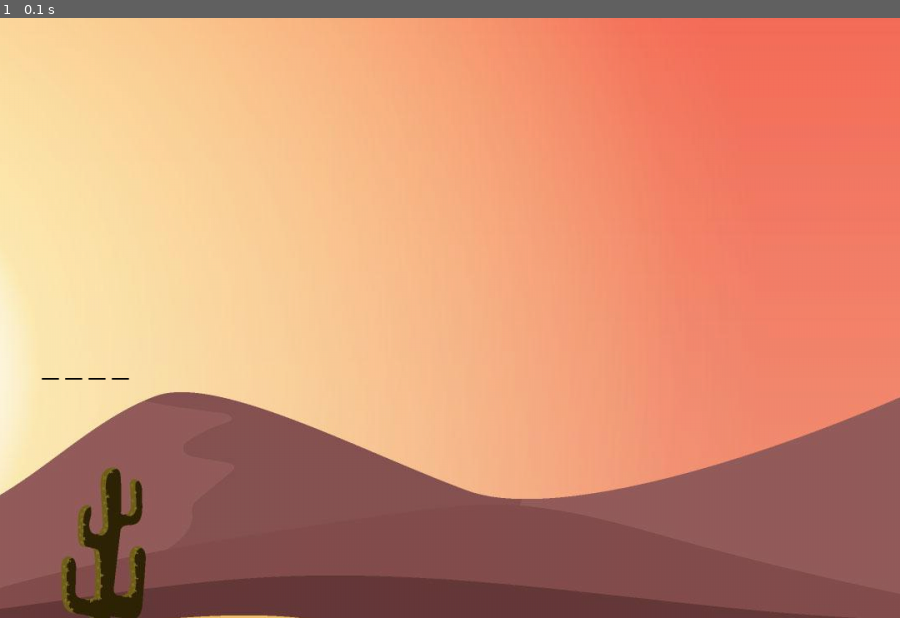
Above: before the commit, frame 1.
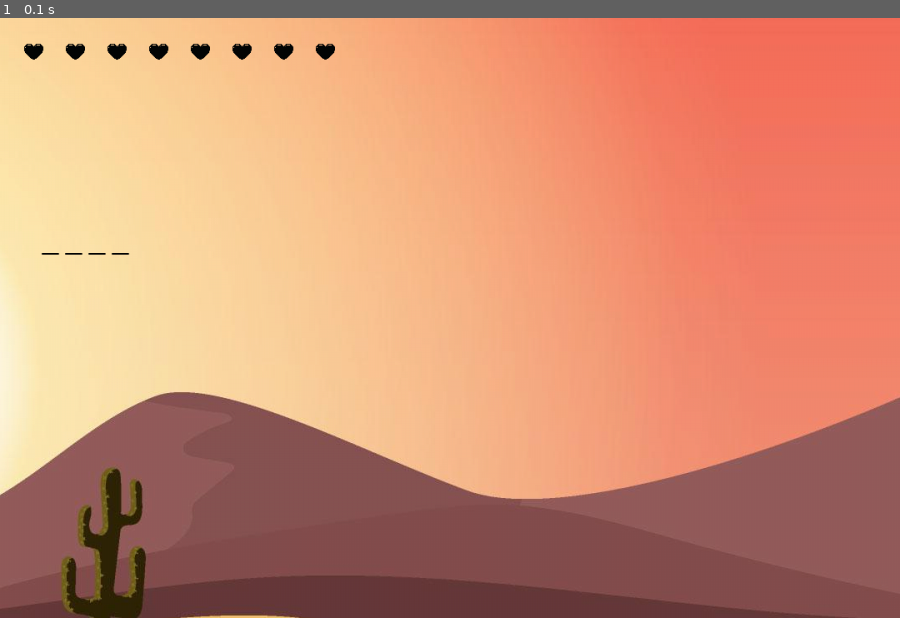
Above: after the commit, the same moment.

Repository: cesar-bousson/The-Hangman_with-pygame
Game: pygame game, started from finalindex.py
Two runs of this game, one before a commit and one after it. Both use one fixed random seed, a clock stepped at 60 frames per second and the inputs below.
Inputs:
- Up to frame 1 (0.1 s): no input

The runs differ from the first frame. In frame 1, 0.4% of the frame differs, in the area x 2-38%, y 4-61%.

Commit message:
:rocket: :recycle: new feature hearts & some bugs fixed
:small_blue_diamond: Hearts for life match with attempts added. They disappear when wrong attempt. Also change desert picture file, and took out the words with '-' in the word list for better gameplay.

Diff:
--- a/finalindex.py
+++ b/finalindex.py
@@ -5,7 +5,7 @@
 # window
 screen = pygame.display.set_mode((1080, 720))
 pygame.display.set_caption("The Hangman (py)game")
-background = pygame.image.load("assets/desert.jpg")
+background = pygame.image.load("assets/images/desert.jpg")
 
 window_width, window_height = screen.get_size()
 background_width, background_height = background.get_size()
@@ -98,9 +98,25 @@
         else:
             displayed += "_ "
     text = FONT.render(displayed.strip(), True, BLACK)
-    screen.blit(text, (50, 400))
+    screen.blit(text, (50, 250))
+
+# Charger l'image du cœur
+heart_image = pygame.image.load("assets/images/img-detoured/coeur.png")
+heart_size = (40, 40)  # Taille des cœurs
+heart_image = pygame.transform.scale(heart_image, heart_size)
+
+# Fonction pour afficher les cœurs
+def display_hearts(attempts_left_level_1):
+    heart_spacing = 10  # Espace entre les cœurs
+    start_x = 20  # Position de départ pour le premier cœur
+    y = 20  # Position verticale fixe pour les cœurs
+
+    for i in range(attempts_left_level_1 - 1):
+        x = start_x + i * (heart_size[0] + heart_spacing)
+        screen.blit(heart_image, (x, y))
+
+
 # ----------------------------------------------------------------------------
-
 # Main loop
 running = True
 game_over = False
@@ -110,45 +126,48 @@
 forth_image = False
 
 while running:
+    # Efface l'écran avec le fond
     screen.blit(background, (center_x, center_y))
 
     if not game_over:
+        # Affiche les mots et les images si le jeu est en cours
         display_word()
+        display_hearts(attempts_left_level_1)
         draw_hangman(attempts_left_level_1, first_image_visible, third_image, forth_image)
     else:
+        # Affiche le message de fin de jeu
         text = FONT.render(end_message, True, BLACK)
-        screen.blit(text, (center_x, center_y))
+        text_rect = text.get_rect(center=(window_width // 2, window_height // 2))
+        screen.blit(text, text_rect)
 
-    # Event management
+    # Gestion des événements
     for event in pygame.event.get():
         if event.type == pygame.QUIT:
             running = False
-        elif event.type == pygame.KEYDOWN:
+        elif event.type == pygame.KEYDOWN and not game_over:
             if event.unicode.isalpha():
                 letter = event.unicode.upper()
                 if letter not in guessed_letters:
                     guessed_letters.add(letter)
                     if letter not in word_to_guess:
                         attempts_left_level_1 -= 1
-
-                        # Active la première image après la première erreur
                         if attempts_left_level_1 <= 8 and not first_image_visible:
                             first_image_visible = True
-                        # Active l'image des corbeaux à 6 tentatives restantes
                         if attempts_left_level_1 <= 6 and not third_image:
                             third_image = True
-                        # Active l'image de la faucheuse à 5 tentatives restantes
                         if attempts_left_level_1 <= 5 and not forth_image:
                             forth_image = True
 
-    # Check victory
-    if "_" not in [letter if letter in guessed_letters else "_" for letter in word_to_guess]:
-        end_message = "Well done ! Vous avez gagneee!"
-        game_over = True
-    elif attempts_left_level_1 == 0:
-        end_message = f"Vous avez perdu... Le mot etait : {word_to_guess}"
-        game_over = True
+    # Vérification de victoire ou défaite
+    if not game_over:
+        if "_" not in [letter if letter in guessed_letters else "_" for letter in word_to_guess]:
+            end_message = f"Well done ! C'est gagneee! Le mot etait: {word_to_guess}"
+            game_over = True
+        elif attempts_left_level_1 == 0:
+            end_message = f"Vous avez perdu... Le mot etait : {word_to_guess}"
+            game_over = True
 
+    # Met à jour l'affichage
     pygame.display.flip()
 
 pygame.quit()
--- /dev/null
+++ b/indexclass.py
@@ -0,0 +1,140 @@
+import pygame
+import random
+
+
+class HangmanGame:
+    def __init__(self):
+        pygame.init()
+        self.screen = pygame.display.set_mode((1080, 720))
+        pygame.display.set_caption("The Hangman (py)game")
+        self.background = pygame.image.load("assets/desert.jpg")
+
+        self.WHITE = (255, 255, 255)
+        self.BLACK = (0, 0, 0)
+        self.FONT = pygame.font.Font("assets/GildiaTitulSlNormal.Ttf", 50)
+
+        self.load_resources()
+        self.reset_game()
+
+    def load_resources(self):
+        self.pictures = [
+            pygame.image.load("assets/images/img-detoured/tree.png"),
+            pygame.image.load("assets/images/img-detoured/hangman.png"),
+            pygame.image.load("assets/images/img-detoured/noeud.png"),
+            pygame.image.load("assets/images/img-detoured/Design sans titre (1)-Photoroom.png"),
+            pygame.image.load("assets/images/img-detoured/Design sans titre-Photoroom.png"),
+            pygame.image.load("assets/images/img-detoured/preyman1-.png"),
+            pygame.image.load("assets/images/img-detoured/standman1.png"),
+            pygame.image.load("assets/images/img-detoured/onchairman1.png"),
+            pygame.image.load("assets/images/img-detoured/sitman1.png"),
+        ]
+        self.pic_sizes = [
+            (700, 700),
+            (120, 270),
+            (50, 50),
+            (100, 100),
+            (200, 200),
+            (190, 190),
+            (240, 240),
+            (200, 200),
+            (200, 200),
+        ]
+        self.positions = [
+            (200, 20),
+            (600, 430),
+            (600, 430),
+            (750, 40),
+            (350, 530),
+            (550, 540),
+            (620, 490),
+            (720, 530),
+            (850, 530),
+        ]
+
+        with open("words_list.txt") as file:
+            self.words = [word.rstrip("\n").upper() for word in file]
+
+    def reset_game(self):
+        self.word_to_guess = random.choice(self.words)
+        self.guessed_letters = set()
+        self.attempts_left = 9
+        self.first_image_visible = False
+        self.third_image = False
+        self.forth_image = False
+        self.game_over = False
+        self.end_message = ""
+
+    def draw_hangman(self):
+        # Dessine les images en fonction des erreurs
+        if self.first_image_visible:
+            first_picture = pygame.transform.scale(self.pictures[0], self.pic_sizes[0])
+            self.screen.blit(first_picture, self.positions[0])
+
+        for i in range(1, 9 - self.attempts_left + 1):
+            if i < len(self.pictures):
+                picture = pygame.transform.scale(self.pictures[i], self.pic_sizes[i])
+                self.screen.blit(picture, self.positions[i])
+
+        if self.third_image:
+            third_image = pygame.transform.scale(self.pictures[3], self.pic_sizes[3])
+            self.screen.blit(third_image, self.positions[3])
+
+        if self.forth_image:
+            forth_image = pygame.transform.scale(self.pictures[4], self.pic_sizes[4])
+            self.screen.blit(forth_image, self.positions[4])
+
+    def display_word(self):
+        displayed = " ".join([letter if letter in self.guessed_letters else "_" for letter in self.word_to_guess])
+        text = self.FONT.render(displayed, True, self.BLACK)
+        self.screen.blit(text, (50, 250))
+
+    def check_game_over(self):
+        if "_" not in [letter if letter in self.guessed_letters else "_" for letter in self.word_to_guess]:
+            self.end_message = "Well done! Vous avez gagné!"
+            self.game_over = True
+        elif self.attempts_left == 0:
+            self.end_message = f"Vous avez perdu... Le mot était : {self.word_to_guess}"
+            self.game_over = True
+
+    def handle_input(self, event):
+        if event.unicode.isalpha() and not self.game_over:
+            letter = event.unicode.upper()
+            if letter not in self.guessed_letters:
+                self.guessed_letters.add(letter)
+                if letter not in self.word_to_guess:
+                    self.attempts_left -= 1
+                    if self.attempts_left <= 8:
+                        self.first_image_visible = True
+                    if self.attempts_left <= 6:
+                        self.third_image = True
+                    if self.attempts_left <= 5:
+                        self.forth_image = True
+
+    def run(self):
+        running = True
+        while running:
+            self.screen.blit(self.background, (0, 0))
+
+            if not self.game_over:
+                self.display_word()
+                self.draw_hangman()
+            else:
+                text = self.FONT.render(self.end_message, True, self.BLACK)
+                text_rect = text.get_rect(center=(540, 360))
+                self.screen.blit(text, text_rect)
+
+            for event in pygame.event.get():
+                if event.type == pygame.QUIT:
+                    running = False
+                elif event.type == pygame.KEYDOWN:
+                    self.handle_input(event)
+
+            self.check_game_over()
+            pygame.display.flip()
+
+        pygame.quit()
+
+
+if __name__ == "__main__":
+    game = HangmanGame()
+    game.run()
Renamed: assets/desert.jpg -> assets/images/desert.jpg
Binary file added: assets/images/img-detoured/coeur.png
